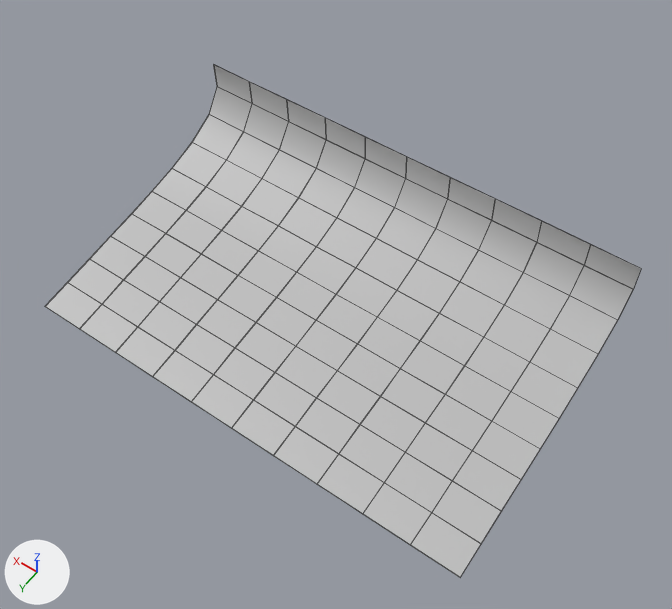
Two versions of the FBX model Prototype1/Assets/ArtAssets/3DModels/PageFlipAnim.fbx, one commit apart.
Camera for both pictures: a camera (50 mm lens) standing at (-1.43, 4.83, 11.47) and looking at (3.06, -1.45, 1.6). The lights are fixed; the arrows at lower left show +X, +Y and +Z. Both versions are drawn at frame 21 of the action 'Take 001'; the numbers are the values there. Mesh edges are drawn as thin lines.
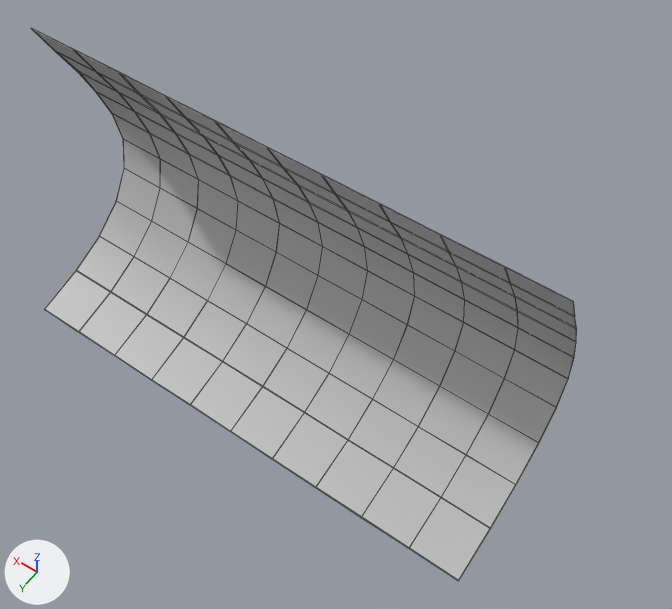
Where the change shows, as pixel boxes (x1, y1, x2, y2) in the pictures (672 x 609 px):
'pCube2', reshaped, turned
    before: (45, 64, 641, 577)
    after: (31, 28, 577, 581)

What changed in the scene script:
```text
Change me_mesh:
    used by ob_pcube2; location = (3.68, -0.01, 0.08); rotation_euler = (1.23, 0.0, 0.0), in degrees (70, 0, 0); scale = (7.48, 0.0168, 5.37)
    remove me_mesh.from_pydata(...)  # 282 vertices, 280 faces; spans x -0.5..0.5, y -28.8..21.2, z 0.0..0.8
    add me_mesh.from_pydata(...)  # 282 vertices, 280 faces; spans x -0.5..0.5, y -67.9..60.7, z 0.0..0.8
    me_mesh part 1: 282 of 282 vertices moved; they spanned x -0.5..0.5, y -28.8..21.2, z 0.0..0.8 and now span x -0.5..0.5, y -67.9..60.7, z 0.0..0.8; mean shift (0.0, -5.3, 0.0); largest move (-0.5, -13.4, 0.2) -> (-0.5, -64.0, 0.3)
Change ob_pcube2:
    ob_pcube2.rotation_euler: (1.23, 0.0, 0.0) -> (0.455, 0.0, 0.0)  # degrees (70, 0, 0) -> degrees (26, 0, 0)
```
